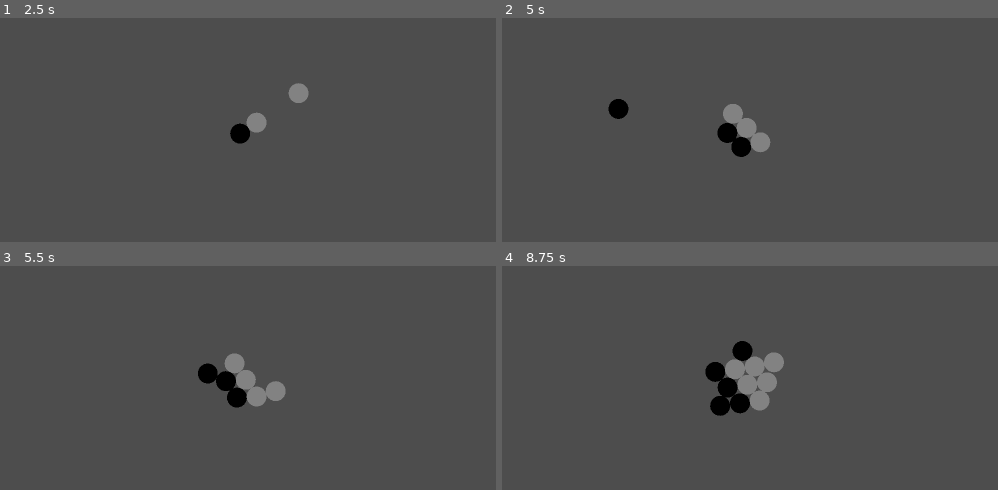
Above: before the commit, frames 1-4 (two rows, left to right).
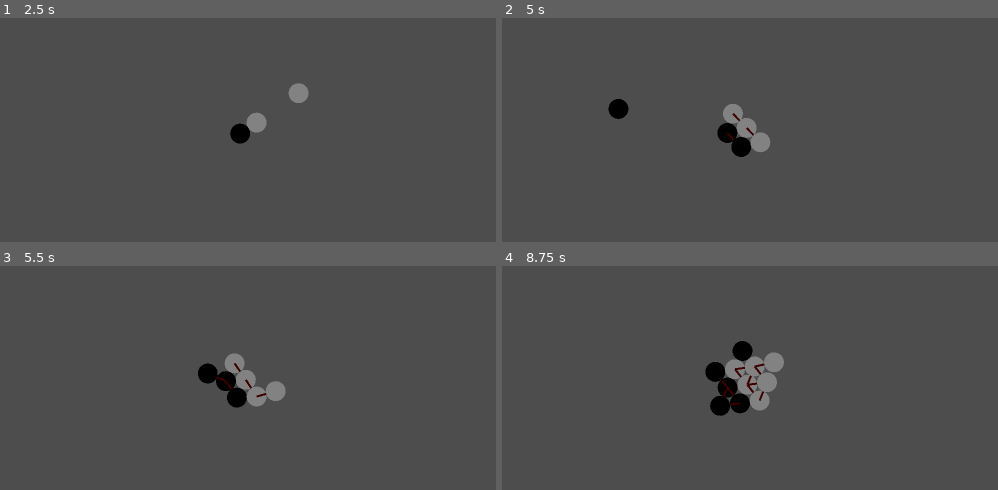
Above: after the commit, the same moments.

Repository: raymondyz/four-body-problem
Game: Godot game, scene res://game.tscn
The game is run twice, just before and just after one commit, with the same random seed, the same clock (stepped at 60 frames per second) and the same inputs.
Inputs (mouse positions are in pixels of both pictures, inside the frame that each line leads up to):
- Up to frame 1 (2.5 s): tap Enter at 0.5 s; move the mouse to (416, 109) at 0.52 s; press the mouse at (416, 109) at 0.53 s; move the mouse to (79, 154) at 1.27 s; release the mouse at (79, 154) at 1.28 s; click (79, 154) at 1.35 s; move the mouse to (322, 33) at 2.02 s; press the mouse at (322, 33) at 2.03 s
- Up to frame 2 (5 s): move the mouse to (705, 224) at 2.77 s; release the mouse at (705, 224) at 2.78 s; click (705, 224) at 2.85 s; move the mouse to (983, 199) at 3.52 s; press the mouse at (983, 199) at 3.53 s; move the mouse to (502, 65) at 4.27 s; release the mouse at (502, 65) at 4.28 s; click (502, 65) at 4.35 s
- Up to frame 3 (5.5 s): move the mouse to (282, 380) at 5.02 s; press the mouse at (282, 380) at 5.03 s
- Up to frame 4 (8.75 s): move the mouse to (621, 268) at 5.77 s; release the mouse at (621, 268) at 5.78 s; click (621, 268) at 5.85 s; move the mouse to (918, 357) at 6.52 s; press the mouse at (918, 357) at 6.53 s; move the mouse to (581, 402) at 7.27 s; release the mouse at (581, 402) at 7.28 s; click (581, 402) at 7.35 s; move the mouse to (824, 281) at 8.02 s; press the mouse at (824, 281) at 8.03 s

Frame 1 is identical in both runs. In frame 2, less than 0.1% of the frame differs, in the area x 45-51%, y 42-55%; in frame 3, 0.1%; in frame 4, 0.3%, in the area x 44-54%, y 43-63%.

Commit message:
debugging line not working all the way

Diff:
--- a/ball_piece.gd
+++ b/ball_piece.gd
@@ -9,13 +9,13 @@
 
 @onready var connect_area_2d: Area2D = $ConnectArea2D
 
-var neighbors: Array[RigidBody2D] = []
+var connected_bodies: Array = []
 @export var line_color: Color = Color.RED
 
 func _draw() -> void:
-	for neighbor in neighbors:
-		if is_instance_valid(neighbor):
-			var local_target = to_local(neighbor.global_position)
+	for body in connected_bodies:
+		if is_instance_valid(body):
+			var local_target = to_local(body.global_position)
 			draw_line(Vector2.ZERO, local_target, line_color, 2.0)
 
 
@@ -39,24 +39,34 @@
 		#low_velocity_timer = 0.0
 
 func _on_body_entered(body):
-	var is_same_color: bool = body.is_in_group("Black")
-	if is_in_group("White"):
-		is_same_color = body.is_in_group("White")
+
+	if not (body.is_in_group("White") or body.is_in_group("Black")):
+		return
+	var same_group = (is_in_group("White") and body.is_in_group("White")) or (is_in_group("Black") and body.is_in_group("Black"))
+
+	if same_group and body not in connected_bodies:
+		connected_bodies.append(body)
+		body.connected_bodies.append(self)
 
 
-	print("Detected body is same color: ", is_same_color)
+func _on_body_exited(body):
+	# Remove from connected bodies if present
+	if body in connected_bodies:
+		connected_bodies.erase(body)
+		body.connected_bodies.erase(self)
 
-
+@onready var polygon_2d: Polygon2D = $Polygon2D
 
 func _ready():
 	connect_area_2d.body_entered.connect(_on_body_entered)
+	connect_area_2d.body_exited.connect(_on_body_exited)
 
 
 	if (Global.is_white_turn):
-		modulate = p1_color
+		polygon_2d.self_modulate = p1_color
 		add_to_group("White")
 	else:
-		modulate = p2_color
+		polygon_2d.self_modulate = p2_color
 		add_to_group("Black")
 
 	Global.is_white_turn = !Global.is_white_turn
--- a/ball_piece.tscn
+++ b/ball_piece.tscn
@@ -8,6 +8,7 @@
 radius = 10.415996
 
 [node name="BallPiece" type="RigidBody2D"]
+self_modulate = Color(0.2393471, 0.23934716, 0.23934707, 1)
 gravity_scale = 0.0
 linear_damp = 4.0
 script = ExtResource("1_q1k2p")
